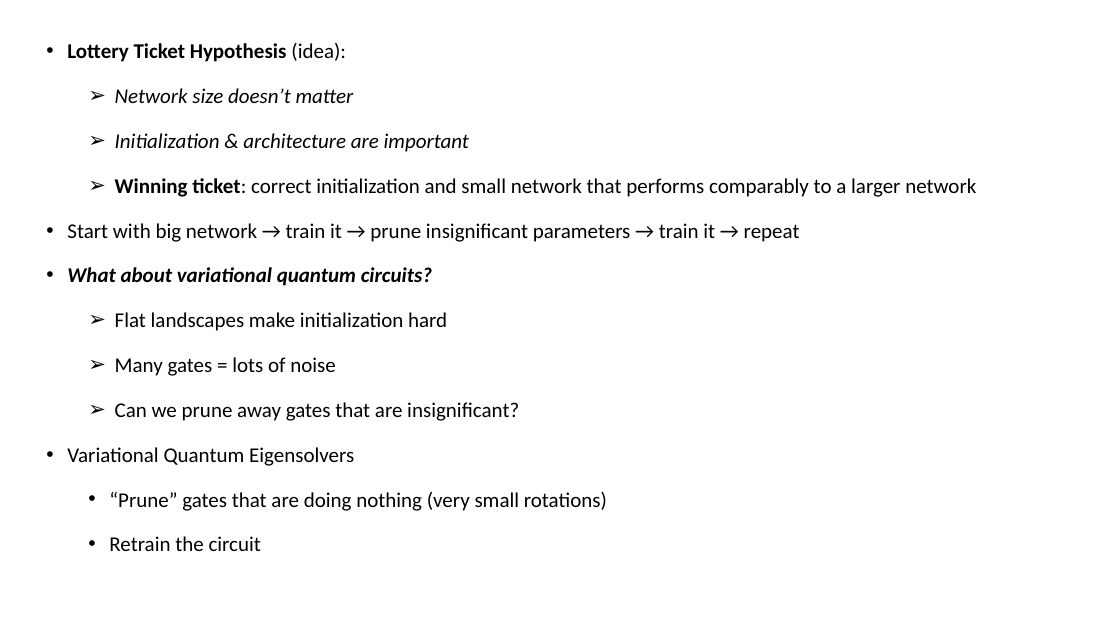
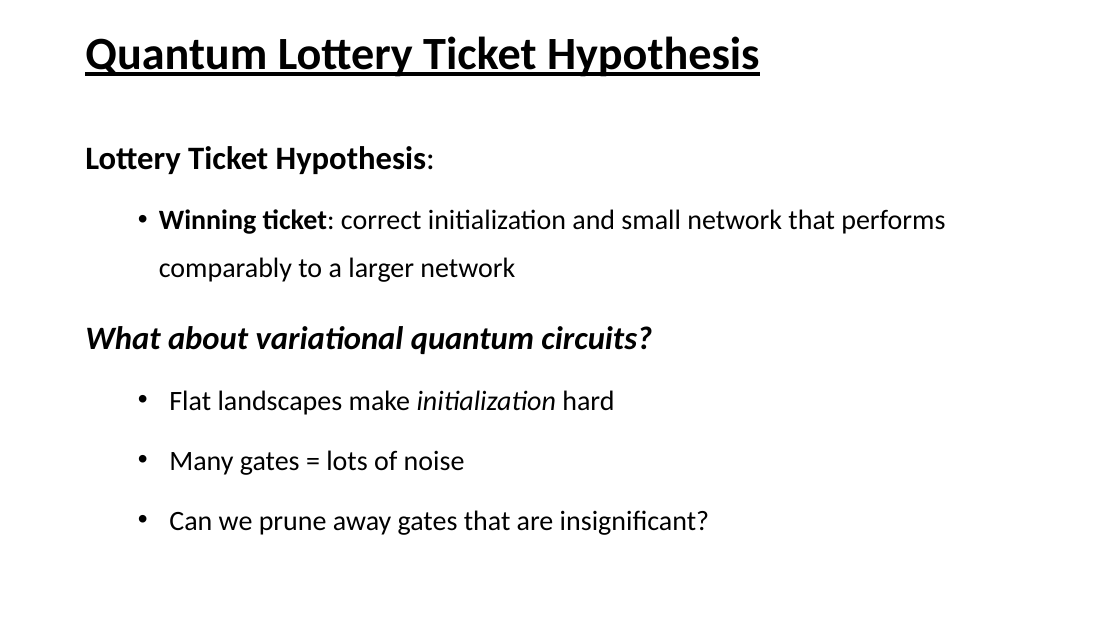
Before and after one commit to Roger-luo/TicketToRide.jl, a slide deck: slide 2 of presentation/QHACK2019.pptx. Drawn at 1120x630 pixels with LibreOffice and Linux fonts; fonts in the diff are those of the drawing. Boxes give left, top, right and bottom in pixels: in the first picture for what was removed or moved away, otherwise in the second. Text is boxed around its words. In the diff, an @@ line names an element or a change of style, - is before the commit and + after.

```diff
--- a/presentation/QHACK2019.pptx
+++ b/presentation/QHACK2019.pptx
@@ title added at [85, 36, 760, 77], 39.6 pt, text #000000, bold, underline @@
+Quantum Lottery Ticket Hypothesis
@@ text "Lottery Ticket Hypothesis:": place and size @@
-text "Lottery Ticket Hypothesis:" at [67, 43, 976, 551]
+text "Lottery Ticket Hypothesis:" at [85, 146, 945, 535]
@@ text "Lottery Ticket Hypothesis:" at [85, 146, 945, 535]: vertical alignment middle to top @@
@@ text at [85, 146, 435, 174]: text changed; size 18 to 28 pt; bold on; italic off @@
-• Lottery Ticket Hypothesis (idea):
-  ➢ Network size doesn’t matter
-  ➢ Initialization & architecture are important
+Lottery Ticket Hypothesis:
@@ text at [85, 209, 945, 535]: size 18 to 24 pt in "Winning ticket: correct initialization and small network ...", "Flat landscapes make initialization hard", "Many gates = lots of noise", "Can we prune away gates that are ..."; size 18 to 28 pt in "What about variational quantum circuits?"; italic on in "initialization"; bullet ➢ to •; line spacing 1.5 to 1.4; more space between paragraphs; bullet • to none @@
@@ text at [67, 223, 800, 242]: paragraph removed @@
-• Start with big network → train it → prune insignificant parameters → train it → repeat
@@ text at [67, 447, 607, 551]: paragraphs removed @@
-• Variational Quantum Eigensolvers
-  • “Prune” gates that are doing nothing (very small rotations)
-  • Retrain the circuit
```
Also in this commit, not shown: 1 other slide changed, 2 slides added, 2 slides removed.
